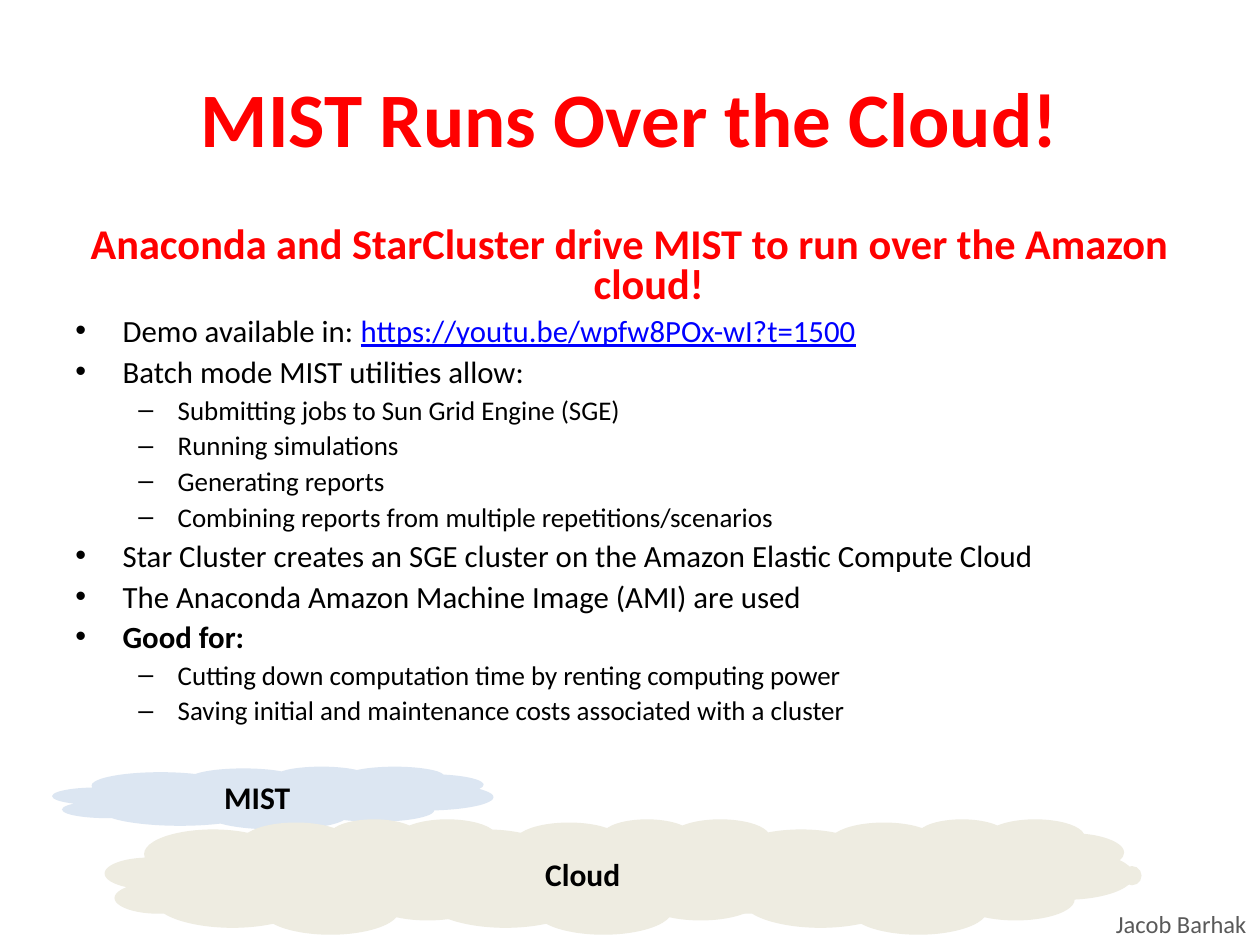
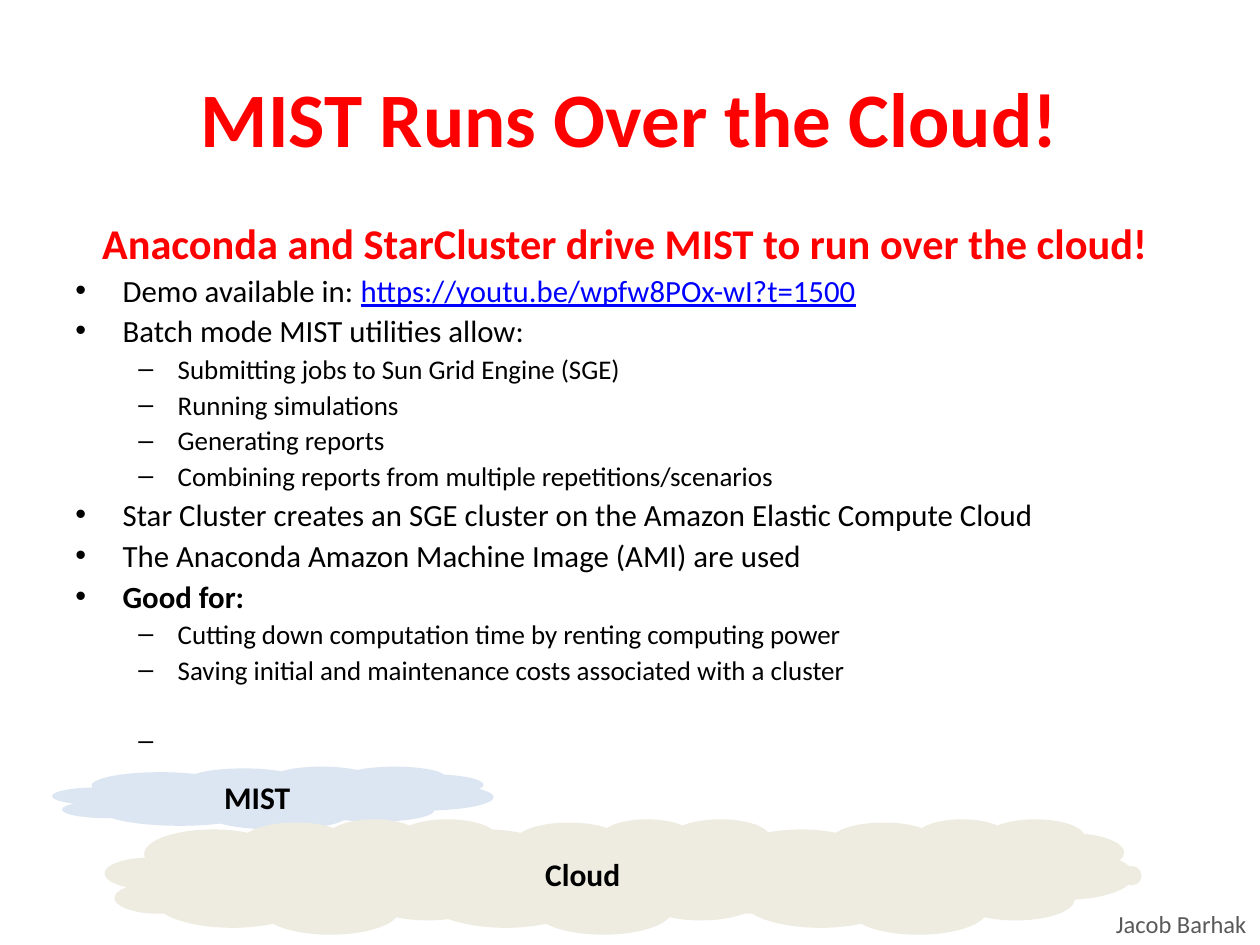
Before and after one commit to Jacob-Barhak/Presentations, a slide deck: slide 21 of MIDAS2021_MIST/MIDAS_Annual_Tutorial_MIST.odp (slide 24 before the commit). Drawn at 1260x945 pixels with LibreOffice and Linux fonts; fonts in the diff are those of the drawing. Boxes give left, top, right and bottom in pixels: in the first picture for what was removed or moved away, otherwise in the second. Text is boxed around its words. In the diff, an @@ line names an element or a change of style, - is before the commit and + after.

```diff
--- a/MIDAS2021_MIST/MIDAS_Annual_Tutorial_MIST.odp
+++ b/MIDAS2021_MIST/MIDAS_Annual_Tutorial_MIST.odp
@@ text at <box>102,229,1147,260</box>: text changed @@
-Anaconda and StarCluster drive MIST to run over the Amazon cloud!
+Anaconda and StarCluster drive MIST to run over the cloud!
```
Also in this commit, not shown: 2 other slides changed, 4 slides removed.
